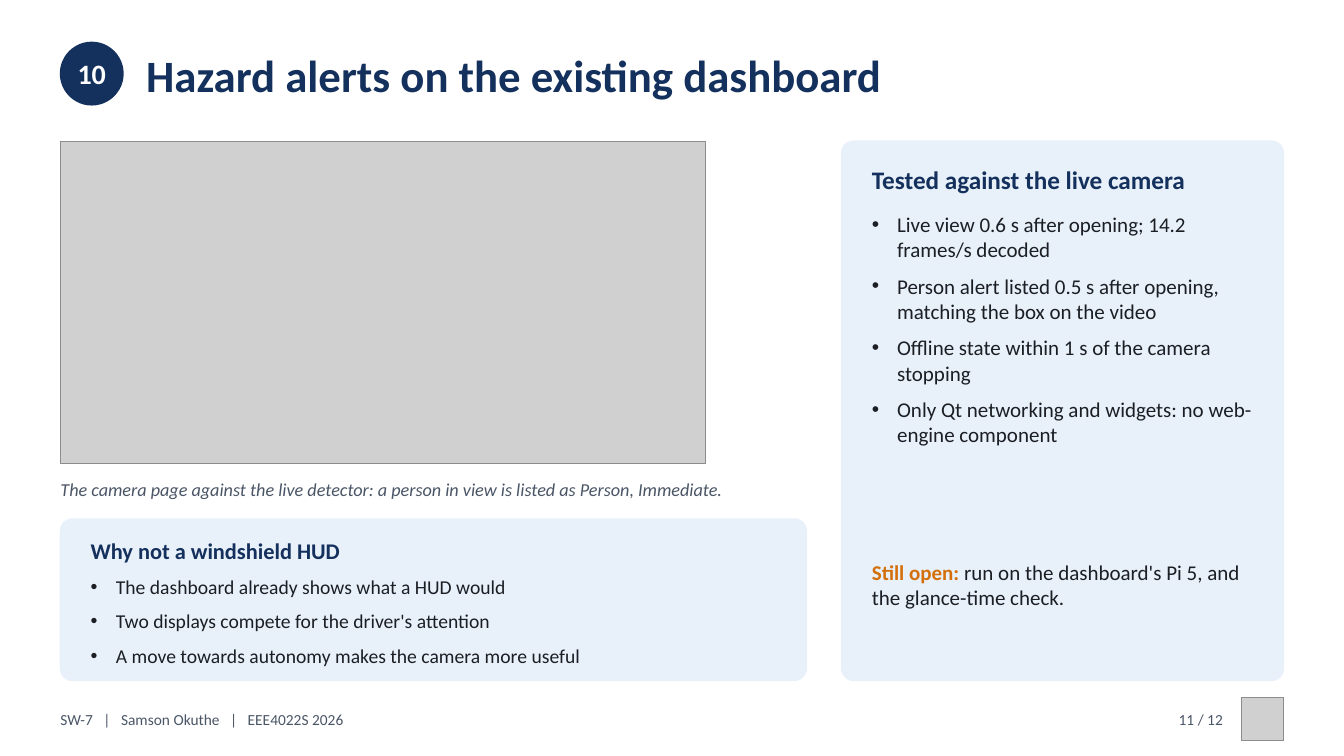
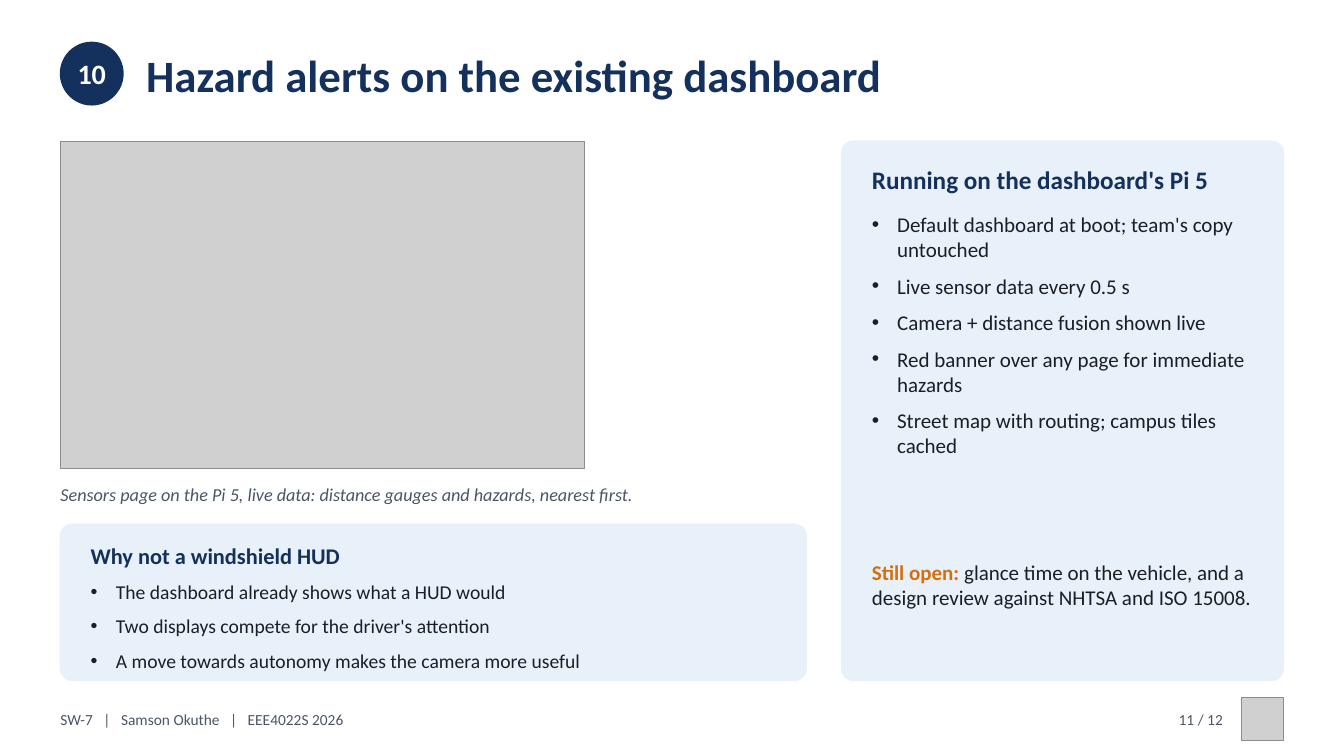
Before and after one commit to 0geder/Tukzie-HPEC-HUD, a slide deck: slide 11 of Presentation/SW7_Final_Presentation.pptx. Drawn at 1344x756 pixels with LibreOffice and Linux fonts; fonts in the diff are those of the drawing; grey boxes stand for pictures. Boxes give left, top, right and bottom in pixels: in the first picture for what was removed or moved away, otherwise in the second. Text is boxed around its words. In the diff, an @@ line names an element or a change of style, - is before the commit and + after.

```diff
--- a/Presentation/SW7_Final_Presentation.pptx
+++ b/Presentation/SW7_Final_Presentation.pptx
@@ picture: place and size @@
-picture at [60, 141, 706, 464]
+picture at [60, 141, 585, 469]
@@ text at [872, 171, 1208, 194]: text changed @@
-Tested against the live camera
+Running on the dashboard's Pi 5
@@ text at [897, 217, 1245, 453]: text changed @@
-• Live view 0.6 s after opening; 14.2 frames/s decoded
-• Person alert listed 0.5 s after opening, matching the box on the video
-• Offline state within 1 s of the camera stopping
-• Only Qt networking and widgets: no web-engine component
+• Default dashboard at boot; team's copy untouched
+• Live sensor data every 0.5 s
+• Camera + distance fusion shown live
+• Red banner over any page for immediate hazards
+• Street map with routing; campus tiles cached
@@ text at [60, 488, 632, 504]: text changed @@
-The camera page against the live detector: a person in view is listed as Person, Immediate.
+Sensors page on the Pi 5, live data: distance gauges and hazards, nearest first.
@@ rounded rectangle: place and size @@
-rounded rectangle at [60, 519, 807, 681]
+rounded rectangle at [60, 524, 807, 681]
@@ rounded rectangle at [60, 524, 807, 681]: proportions changed @@
@@ text "Why not a windshield HUD": place and size @@
-text "Why not a windshield HUD" at [91, 543, 340, 563]
+text "Why not a windshield HUD" at [91, 548, 340, 568]
@@ text at [872, 565, 1250, 609]: text changed @@
-Still open: run on the dashboard's Pi 5, and the glance-time check.
+Still open: glance time on the vehicle, and a design review against NHTSA and ISO 15008.
@@ text "The dashboard already shows what ...": place and size @@
-text "The dashboard already shows what ..." at [116, 580, 580, 666]
+text "The dashboard already shows what ..." at [116, 585, 580, 671]
```
Also in this commit, not shown: 1 other slide changed, 11 other files.
